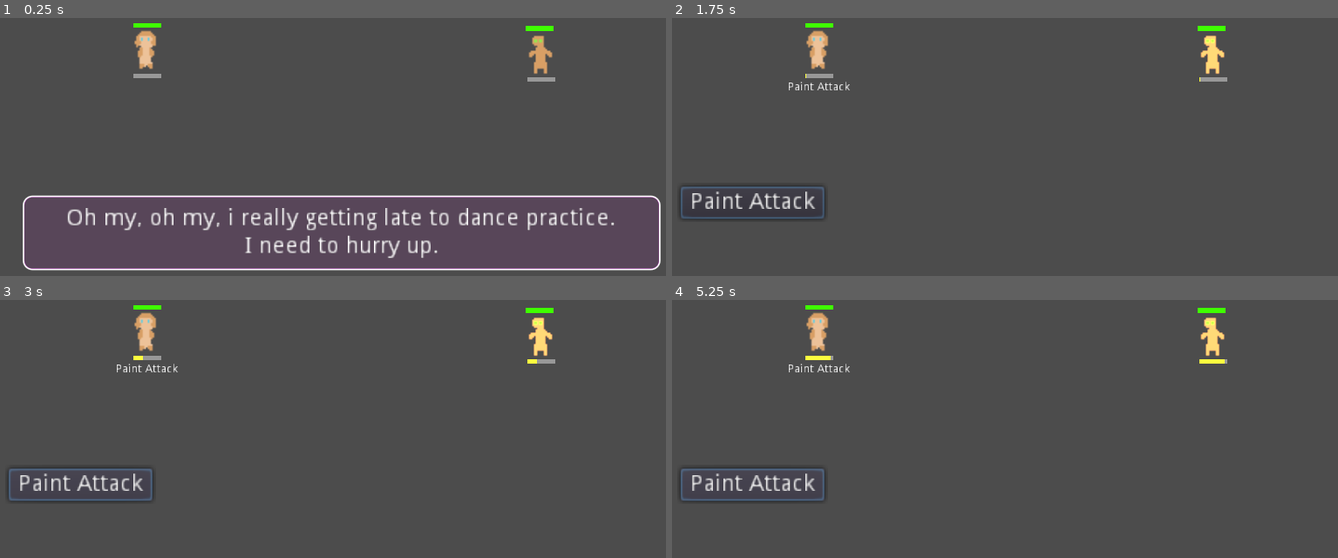
Above: before the commit, frames 1-4 (two rows, left to right).
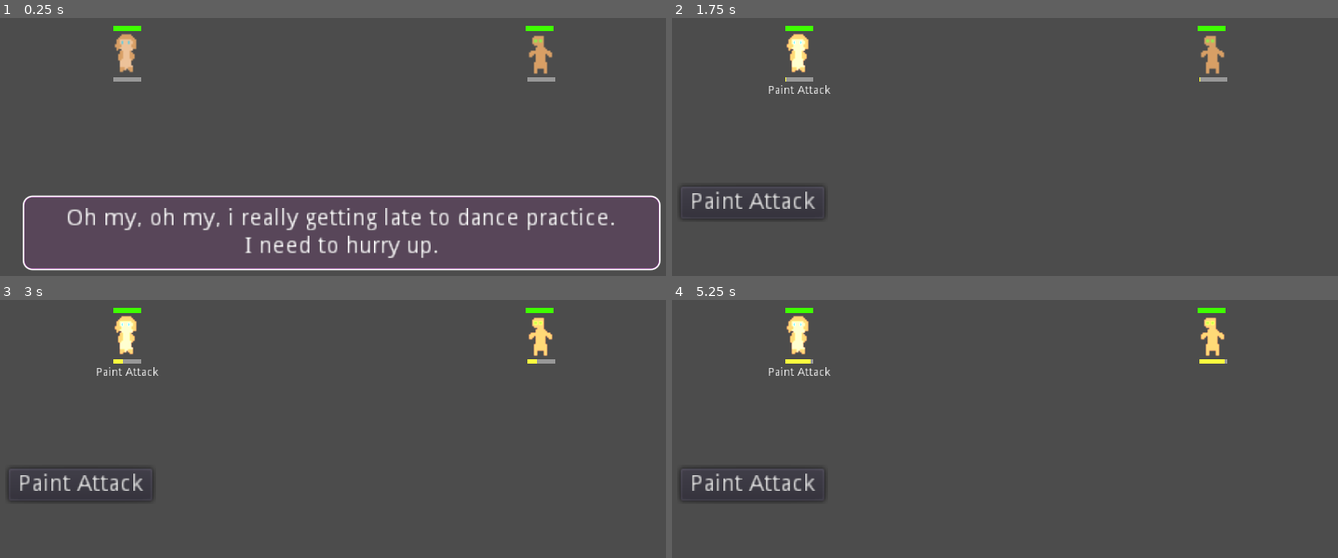
Above: after the commit, the same moments.

Repository: delphifeel/diana_in_trouble
Game: Godot game, scene res://Game.tscn
The game is run twice, just before and just after one commit, with the same random seed, the same clock (stepped at 60 frames per second) and the same inputs.
Inputs:
- Up to frame 1 (0.25 s): no input
- Up to frame 2 (1.75 s): tap Enter (ui_accept) at 0.5, 0.77, 0.8, 1.07, 1.25, 1.35, 1.52 s; hold Up (ui_up) 0.53-1.28 s; tap Space (ui_select) at 0.6, 1.55 s; hold Down (ui_down) from 1.28 s (still down)
- Up to frame 3 (3 s): tap Enter (ui_accept) at 1.82, 2.75 s; release Down (ui_down) at 2 s; click "Paint Attack" at 2 s; hold Up (ui_up) from 2.78 s (still down); tap Space (ui_select) at 2.85 s
- Up to frame 4 (5.25 s): tap Enter (ui_accept) at 3.05, 3.5, 3.77, 4.07, 4.25, 4.35, 4.52, 4.82, 5 s; tap Space (ui_select) at 3.6, 5.1 s; release Up (ui_up) at 4.28 s; hold Down (ui_down) from 4.28 s (still down)

The runs differ from the first frame. In frame 1, 1.0% of the frame differs, in the area x 17-25%, y 2-25%; in frame 2, 1.8%, in the area x 1-83%, y 2-78%; in frame 3, 1.6%; in frame 4, 1.6%.

Commit message:
finally selection done

Diff:
--- /dev/null
+++ b/Friend.tscn
@@ -0,0 +1,62 @@
+[gd_scene load_steps=9 format=2]
+
+[ext_resource path="res://heath_theme.tres" type="Theme" id=1]
+[ext_resource path="res://action_theme.tres" type="Theme" id=2]
+[ext_resource path="res://assets/player.png" type="Texture" id=3]
+[ext_resource path="res://friend.gd" type="Script" id=4]
+
+[sub_resource type="StyleBoxFlat" id=3]
+bg_color = Color( 0.996078, 1, 0.25098, 1 )
+
+[sub_resource type="StyleBoxFlat" id=4]
+
+[sub_resource type="StyleBoxFlat" id=1]
+bg_color = Color( 0.25098, 1, 0, 1 )
+
+[sub_resource type="StyleBoxFlat" id=2]
+
+[node name="Friend" type="Sprite"]
+position = Vector2( 82, 101 )
+texture = ExtResource( 3 )
+script = ExtResource( 4 )
+friend_id = "Diana"
+
+[node name="Actionbar" type="ProgressBar" parent="."]
+anchor_left = 0.5
+anchor_top = 1.0
+anchor_right = 0.5
+anchor_bottom = 1.0
+margin_left = -24.0
+margin_top = -17.0
+margin_right = 33.0
+margin_bottom = -7.0
+rect_scale = Vector2( 0.3, 0.3 )
+theme = ExtResource( 2 )
+custom_styles/fg = SubResource( 3 )
+custom_styles/bg = SubResource( 4 )
+percent_visible = false
+
+[node name="Healthbar" type="ProgressBar" parent="."]
+anchor_left = 0.5
+anchor_top = 1.0
+anchor_right = 0.5
+anchor_bottom = 1.0
+margin_left = -24.0
+margin_top = -48.0
+margin_right = 33.0
+margin_bottom = -38.0
+rect_scale = Vector2( 0.3, 0.3 )
+theme = ExtResource( 1 )
+custom_styles/fg = SubResource( 1 )
+custom_styles/bg = SubResource( 2 )
+value = 100.0
+percent_visible = false
+
+[node name="ActiveSkillLabel" type="Label" parent="."]
+margin_left = -30.0
+margin_top = 20.0
+margin_right = 92.0
+margin_bottom = 34.0
+rect_scale = Vector2( 0.5, 0.5 )
+align = 1
+valign = 1
--- a/Game.tscn
+++ b/Game.tscn
@@ -1,69 +1,13 @@
-[gd_scene load_steps=12 format=2]
+[gd_scene load_steps=5 format=2]
 
-[ext_resource path="res://assets/player.png" type="Texture" id=1]
-[ext_resource path="res://player.gd" type="Script" id=2]
+[ext_resource path="res://Friend.tscn" type="PackedScene" id=1]
 [ext_resource path="res://story_text_theme.tres" type="Theme" id=3]
 [ext_resource path="res://story_text.gd" type="Script" id=4]
-[ext_resource path="res://action_theme.tres" type="Theme" id=5]
-[ext_resource path="res://heath_theme.tres" type="Theme" id=6]
 [ext_resource path="res://player_skills_menu.gd" type="Script" id=8]
-
-[sub_resource type="StyleBoxFlat" id=3]
-bg_color = Color( 0.996078, 1, 0.25098, 1 )
-
-[sub_resource type="StyleBoxFlat" id=4]
-
-[sub_resource type="StyleBoxFlat" id=1]
-bg_color = Color( 0.25098, 1, 0, 1 )
-
-[sub_resource type="StyleBoxFlat" id=2]
 
 [node name="Game" type="Node"]
 
-[node name="Player" type="Sprite" parent="."]
-position = Vector2( 94, 99 )
-texture = ExtResource( 1 )
-script = ExtResource( 2 )
-
-[node name="Actionbar" type="ProgressBar" parent="Player"]
-anchor_left = 0.5
-anchor_top = 1.0
-anchor_right = 0.5
-anchor_bottom = 1.0
-margin_left = -24.0
-margin_top = -17.0
-margin_right = 33.0
-margin_bottom = -7.0
-rect_scale = Vector2( 0.3, 0.3 )
-theme = ExtResource( 5 )
-custom_styles/fg = SubResource( 3 )
-custom_styles/bg = SubResource( 4 )
-percent_visible = false
-
-[node name="Healthbar" type="ProgressBar" parent="Player"]
-anchor_left = 0.5
-anchor_top = 1.0
-anchor_right = 0.5
-anchor_bottom = 1.0
-margin_left = -24.0
-margin_top = -48.0
-margin_right = 33.0
-margin_bottom = -38.0
-rect_scale = Vector2( 0.3, 0.3 )
-theme = ExtResource( 6 )
-custom_styles/fg = SubResource( 1 )
-custom_styles/bg = SubResource( 2 )
-value = 100.0
-percent_visible = false
-
-[node name="ActiveSkillLabel" type="Label" parent="Player"]
-margin_left = -30.0
-margin_top = 20.0
-margin_right = 92.0
-margin_bottom = 34.0
-rect_scale = Vector2( 0.5, 0.5 )
-align = 1
-valign = 1
+[node name="Diana" parent="." instance=ExtResource( 1 )]
 
 [node name="PlayerSkillsMenu" type="GridContainer" parent="."]
 margin_left = 10.0
--- /dev/null
+++ b/autoload/all_friends.gd
@@ -0,0 +1,31 @@
+extends Node
+
+const _friends = {
+	"Diana": {
+		sprite = preload("res://assets/player.png"),
+		stats = {
+			might = 6,
+			insight = 10,
+			willpower = 8,
+			dexterity = 8,
+			max_health = 50,
+			skill_names = ["Paint Attack"],
+			defense = 10,
+		},
+	},
+	"Liza": {
+		sprite = preload("res://assets/player.png"),
+		stats = {
+			might = 8,
+			insight = 8,
+			willpower = 6,
+			dexterity = 10,
+			max_health = 60,
+			skill_names = ["Pistol Hit"],
+			defense = 12,
+		},
+	},
+}
+
+func get(id: String):
+	return _friends[id]
--- a/autoload/all_skills.gd
+++ b/autoload/all_skills.gd
@@ -20,10 +20,17 @@
 		all = true,
 	},
 
+	# Liza skills
+	"Pistol Hit": {
+		accuracy = [Insight, Dexterity, 1],
+		dmg = [HighRoll, 5],
+		cooldown = 4.0,
+	},
+
 	# Enemy skills
 	"Drunk Attack": {
 		accuracy = [Might, Might, -4],
-		dmg = [HighRoll, -7],
+		dmg = [HighRoll, -9],
 		cooldown = 4.0,
 	},
 }
--- a/autoload/game_state.gd
+++ b/autoload/game_state.gd
@@ -1,20 +1,29 @@
 extends Node
 
 var EnemyScene = load("res://Enemy.tscn")
+var FriendScene = load("res://Friend.tscn")
 onready var StoryText = get_node("/root/Game/StoryText")
 onready var PlayerSkillsMenu = get_node("/root/Game/PlayerSkillsMenu")
 
 signal level_changed
 
-const _SPAWN_POINTS := [
+const _ENEMIES_SPAWNS := [
 	Vector2(335.0, 101.0),
 	Vector2(382.0, 38.0),
 	Vector2(382.0, 151.0),
 ]
+const _FRIENDS_SPAWNS := [
+	Vector2(35.0, 38.0),
+	Vector2(35.0, 151.0),
+]
 
 var _active_level_number := 1
 var _all_enemies = []
+var _all_friends = []
 var _is_story_phase := true
+
+func friends():
+	return _all_friends
 
 func enemies():
 	return _all_enemies
@@ -24,7 +33,7 @@
 	get_tree().paused = false
 	StoryText.visible = false
 	PlayerSkillsMenu.visible = true
-	InputState.change_selection_state(InputState.SelectionState.Skill)
+	InputState.switch_to_default_selection_state()
 
 func level_number():
 	return _active_level_number
@@ -34,6 +43,7 @@
 
 func _next_level():
 	_active_level_number += 1
+	_spawn_new_friends_if_needed()
 	_spawn_enemies()
 	_switch_to_story_phase()
 	emit_signal("level_changed")
@@ -44,6 +54,23 @@
 	PlayerSkillsMenu.visible = false
 	StoryText.init()
 	StoryText.visible = true
+
+func _spawn_new_friends_if_needed():
+	var curr_level = level()
+	if not "new_friends" in curr_level:
+		return
+
+	var new_friends = curr_level.new_friends
+	for friend_id in new_friends:
+		_spawn_friend(friend_id)
+
+func _spawn_friend(friend_id):
+	var friend = FriendScene.instance()
+	var index = _all_friends.size()
+	friend.friend_id = friend_id
+	add_child(friend)
+	friend.position = _FRIENDS_SPAWNS[index]
+	_all_friends.push_back(friend)
 
 func _spawn_enemies():
 	var level = level()
@@ -58,9 +85,8 @@
 	var enemy = EnemyScene.instance()
 	var index = _all_enemies.size()
 	enemy.enemy_id = enemy_id
-	enemy.enemy_index = index
 	add_child(enemy)
-	enemy.position = _SPAWN_POINTS[index]
+	enemy.position = _ENEMIES_SPAWNS[index]
 	_all_enemies.push_back(enemy)
 
 func _destroy_enemies():
@@ -80,5 +106,7 @@
 		_next_level()
 
 func _ready():
+	_all_friends.append(get_node("/root/Game/Diana"))
+
 	_spawn_enemies()
 	_switch_to_story_phase()
--- a/autoload/input_state.gd
+++ b/autoload/input_state.gd
@@ -1,48 +1,56 @@
 extends Node
 
 onready var ActionLabel := get_node("/root/Game/ActionLabel")
-onready var Player := get_node("/root/Game/Player")
 onready var PlayerSkillsMenu := get_node("/root/Game/PlayerSkillsMenu")
-
-signal target_enemy_changed(enemies_indexes)
 
 enum SelectionState {
 	None,
 	Skill,
 	Target,
+	Friend,
 }
 
 var _selection_state = SelectionState.None
-var _targets_indexes = []
-var _skill_button = null
+var _targets_enemies_indexes = []
+var _selected_friend_index = 0
 var _skill_to_use := ""
 
-func get_targets_indexes():
-	return _targets_indexes
+func on_skill_select(skill_name):
+	_skill_to_use = skill_name
+	_get_friend(_selected_friend_index).set_skill_to_use(skill_name)
+	_change_selection_state(SelectionState.Target)
 
-func set_skill_to_use(skill_to_use, skill_button):
-	_skill_button = skill_button
-	_skill_to_use = skill_to_use
+func switch_to_default_selection_state():
+	_change_selection_state(SelectionState.Friend)
 
-func skill_to_use():
-	return _skill_to_use
+func _get_friend(index):
+	return GameState.friends()[index]
 
-func change_selection_state(value):
+func _get_enemy(index):
+	return GameState.enemies()[index]
+
+func _change_selection_state(value):
 	_selection_state = value
 	match _selection_state:
+		SelectionState.Friend:
+			_select_friend(0)
 		SelectionState.Skill:
-			_set_default_target()
-			#ActionLabel.text = "Select Skill To Use"
-			_skill_to_use = ""
-			_skill_button = PlayerSkillsMenu.get_child(0)
-			_skill_button.call_deferred("grab_focus")
+			var skill_button = PlayerSkillsMenu.get_child(0)
+			skill_button.call_deferred("grab_focus")
 		SelectionState.Target:
 			if _is_skill_targets_all(_skill_to_use):
 				_set_all_targets()
 			else:
 				_set_default_target()
-			_skill_button.call_deferred("release_focus")
-			#ActionLabel.text = "Select target"
+
+func _select_friend(index):
+	var prev_friend = _get_friend(_selected_friend_index)
+	prev_friend.set_highlighted(false)
+
+	_selected_friend_index = index
+	var friend = _get_friend(_selected_friend_index)
+	friend.set_highlighted(true)
+	PlayerSkillsMenu.prepare(friend.character().stats().skill_names)
 
 func _set_all_targets():
 	var indexes = []
@@ -55,66 +63,88 @@
 	_change_targets(indexes)
 
 func _set_default_target():
-	var target_found := false
 	var i := 0
 	for enemy in GameState.enemies():
 		if not enemy.character().is_dead():
-			target_found = true
+			_change_targets([i])
 			break
 		i += 1
-	if target_found:
-		_change_targets([i])
-
 
 func _is_skill_targets_all(skill_name):
 	var skill = AllSkills.get(_skill_to_use)
 	return "all" in skill and skill.all
 
 func _change_targets(indexes):
-	_targets_indexes = indexes
-	emit_signal("target_enemy_changed", _targets_indexes)
+	for i in _targets_enemies_indexes:
+		_get_enemy(i).set_highlighted(false)
 
-func _select_prev_target_enemy():
-	if _targets_indexes.size() != 1:
-		return
+	_targets_enemies_indexes = indexes
+	for i in _targets_enemies_indexes:
+		_get_enemy(i).set_highlighted(true)
+	_get_friend(_selected_friend_index).set_targets(_targets_enemies_indexes)
 
-	var new_index = _targets_indexes[0]
-	var enemies = GameState.enemies()
-	var enemies_i = 0
-
-	while enemies_i < enemies.size():
+func _find_previous_target(index, all_targets):
+	var new_index = index
+	var targets_iter = 0
+	while targets_iter < all_targets.size():
 		if new_index == 0:
-			new_index = enemies.size() - 1
+			new_index = all_targets.size() - 1
 		else:
 			new_index -= 1
-		if not enemies[new_index].character().is_dead():
-			break
-		enemies_i += 1
+		if not all_targets[new_index].character().is_dead():
+			return new_index
+		targets_iter += 1
 
-	_change_targets([new_index])
-
-func _select_next_target_enemy():
-	if _targets_indexes.size() != 1:
-		return
-
-	var new_index = _targets_indexes[0]
-	var enemies = GameState.enemies()
-	var enemies_i = 0
-
-	while enemies_i < enemies.size():
-		if new_index == enemies.size() - 1:
+func _find_next_target(index, all_targets):
+	var new_index = index
+	var targets_iter = 0
+	while targets_iter < all_targets.size():
+		if new_index == all_targets.size() - 1:
 			new_index = 0
 		else:
 			new_index += 1
-		if not enemies[new_index].character().is_dead():
-			break
-		enemies_i += 1
+		if not all_targets[new_index].character().is_dead():
+			return new_index
+		targets_iter += 1
 
-	_change_targets([new_index])
+func _select_prev_target():
+	match _selection_state:
+		SelectionState.Friend:
+			var new_index = _find_previous_target(_selected_friend_index, GameState.friends())
+			_select_friend(new_index)
+		SelectionState.Target:
+			if _targets_enemies_indexes.size() > 1:
+				return
+			var new_index = _find_previous_target(_targets_enemies_indexes[0], GameState.enemies())
+			_change_targets([new_index])
+
+func _select_next_target():
+	match _selection_state:
+		SelectionState.Friend:
+			var new_index = _find_next_target(_selected_friend_index, GameState.friends())
+			_select_friend(new_index)
+		SelectionState.Target:
+			if _targets_enemies_indexes.size() > 1:
+				return
+			var new_index = _find_next_target(_targets_enemies_indexes[0], GameState.enemies())
+			_change_targets([new_index])
+
+
+func _next_selection_state():
+	match _selection_state:
+		SelectionState.Friend:
+			_change_selection_state(SelectionState.Skill)
+		#SelectionState.Skill:
+		#	_change_selection_state(SelectionState.Target)
+		SelectionState.Target:
+			_change_selection_state(SelectionState.Friend)
 
 func _process(delta):
-	if _selection_state == SelectionState.Target:
-		if Input.is_action_just_pressed("ui_down"):
-			_select_prev_target_enemy()
-		elif Input.is_action_just_pressed("ui_up"):
-			_select_next_target_enemy()
+	if Input.is_action_just_pressed("ui_down"):
+		_select_prev_target()
+	elif Input.is_action_just_pressed("ui_up"):
+		_select_next_target()
+	elif Input.is_action_just_pressed("ui_select"):
+		switch_to_default_selection_state()
+	elif Input.is_action_just_pressed("ui_accept"):
+		_next_selection_state()
--- a/autoload/levels.gd
+++ b/autoload/levels.gd
@@ -11,9 +11,9 @@
 		],
 	},
 	level2 = {
-		new_skills = [
-			"Love Attack",
-		],
+		new_skills = {
+			"Diana": ["Love Attack"],
+		},
 		enemies = [
 			"Drunk Man",
 			"Drunk Man",
@@ -23,6 +23,19 @@
 			"That was hard !!!"
 		]
 	},
+	level3 = {
+		new_friends = [
+			"Liza",
+		],
+		enemies = [
+			"Drunk Man",
+			"Drunk Man",
+			"Drunk Man",
+		],
+		story_text = [
+			"Oh hi Liza. Wanna help me with those bastards ?",
+		],
+	},
 }
 
 func get(id: String):
--- a/character.gd
+++ b/character.gd
@@ -34,7 +34,7 @@
 func can_attack():
 	return _cooldown_left <= 0.0
 
-func attack(targets, skill_name):
+func attack(targets_characters, skill_name):
 	assert(can_attack())
 	var skill = AllSkills.get(skill_name)
 	_go_to_cooldown(skill.cooldown / Settings.speed)
@@ -54,7 +54,7 @@
 	if acc_value < 0:
 		acc_value = 0
 
-	for target_character in targets:
+	for target_character in targets_characters:
 		var target_defense = target_character.stats().defense
 		print("%s attacks %s (%s vs %s)" % [id(), target_character.id(), acc_value, target_defense])
 		if acc_value < target_defense:
--- a/enemy.gd
+++ b/enemy.gd
@@ -1,44 +1,38 @@
 extends Sprite
 
+# TODO: enemy.gd and friend.gd have duplicated code
+
 export(String) var enemy_id
-export(int) var enemy_index
-
-var _enemy_type = null
-var _prev_selecting_target := false
 var _character = null
-
-onready var Player := get_node("/root/Game/Player")
 
 func character():
 	return _character
 
-func _focus():
-	self.self_modulate = Color(1.0, 1.0, 1.0, 1.7)
-
-func _unfocus():
-	self.self_modulate = Color(1.0, 1.0, 1.0)
+func set_highlighted(value: bool):
+	if value:
+		self.self_modulate = Color(1.0, 1.0, 1.0, 1.7)
+	else:
+		self.self_modulate = Color(1.0, 1.0, 1.0)
 
 func _prepare():
-	_enemy_type = AllEnemies.get(enemy_id)
-	_character = null
+	var enemy_type = AllEnemies.get(enemy_id)
 	_character = Character.new(
 		enemy_id,
 		$Actionbar,
 		$Healthbar,
-		_enemy_type.stats
+		enemy_type.stats
 	)
-	self.texture = _enemy_type.sprite
-
-func _on_enemy_change(indexes):
-	if indexes.has(enemy_index):
-		_focus()
-	else:
-		_unfocus()
+	self.texture = enemy_type.sprite
 
 # Called when the node enters the scene tree for the first time.
 func _ready():
 	_prepare()
-	InputState.connect("target_enemy_changed", self, "_on_enemy_change")
+
+func _find_first_alive_friend_character():
+	for f in GameState.friends():
+		if not f.character().is_dead():
+			return f.character()
+	return null
 
 # Called every frame. 'delta' is the elapsed time since the previous frame.
 func _process(delta):
@@ -47,4 +41,4 @@
 
 	_character.process(delta)
 	if _character.can_attack():
-		_character.attack([Player.character()], _enemy_type.stats.skill_names[0])
+		_character.attack([_find_first_alive_friend_character()], _character.default_skill_name())
--- /dev/null
+++ b/friend.gd
@@ -0,0 +1,86 @@
+extends Sprite
+
+export(String) var friend_id
+
+var _character = null
+var _skill_to_use := ""
+var _targets_indexes = []
+
+func set_skill_to_use(skill_name):
+	_skill_to_use = skill_name
+
+func set_targets(targets_indexes):
+	_targets_indexes = targets_indexes
+
+func character():
+	return _character
+
+func _on_level_changed():
+	if  (
+			"new_skills" in GameState.level() and
+			GameState.level().new_skills.has(friend_id)
+		):
+		var friend_new_skills = GameState.level().new_skills[friend_id]
+		character().stats().skill_names.append_array(friend_new_skills)
+
+
+func set_highlighted(value: bool):
+	if value:
+		self.self_modulate = Color(1.0, 1.0, 1.0, 1.7)
+	else:
+		self.self_modulate = Color(1.0, 1.0, 1.0)
+
+func _prepare():
+	var friend_type = AllFriends.get(friend_id)
+	_character = Character.new(
+		friend_id,
+		$Actionbar,
+		$Healthbar,
+		friend_type.stats
+	)
+	self.texture = friend_type.sprite
+
+
+# Called when the node enters the scene tree for the first time.
+func _ready():
+	_prepare()
+	GameState.connect("level_changed", self, "_on_level_changed")
+
+func _get_active_skill():
+	if _skill_to_use:
+		return _skill_to_use
+	return _character.default_skill_name()
+
+func _process_active_skill():
+	$ActiveSkillLabel.text = _get_active_skill()
+
+func _find_first_alive_enemy_character():
+	for enemy in GameState.enemies():
+		if not enemy.character().is_dead():
+			return enemy.character()
+	return null
+
+func _filter_alive_enemies_characters(indexes):
+	var result = []
+	for i in indexes:
+		var enemy = GameState.enemies()[i]
+		if not enemy.character().is_dead():
+			result.append(enemy.character())
+	return result
+
+func _process(delta):
+	if _character == null or _character.is_dead():
+		return
+
+	_character.process(delta)
+	_process_active_skill()
+
+	if _character.can_attack():
+		var characters_to_attack = []
+		if _targets_indexes.size() > 0:
+			characters_to_attack = _filter_alive_enemies_characters(_targets_indexes)
+
+		if characters_to_attack.size() == 0:
+			characters_to_attack.append(_find_first_alive_enemy_character())
+
+		_character.attack(characters_to_attack, _get_active_skill())
--- a/player.gd
+++ /dev/null
@@ -1,60 +0,0 @@
-extends Sprite
-
-const HEALTH_MAX_VALUE := 100.0
-
-var _character = null
-
-onready var PlayerSkillsMenu = get_node("/root/Game/PlayerSkillsMenu")
-
-func character():
-	return _character
-
-func _on_level_changed():
-	var new_skills = GameState.level().new_skills
-	if new_skills:
-		character().stats().skill_names.append_array(new_skills)
-	for skill in new_skills:
-		PlayerSkillsMenu.add_skill(skill)
-
-func _ready():
-	var stats := {
-		might = 6,
-		insight = 10,
-		willpower = 8,
-		dexterity = 8,
-		max_health = 30,
-		skill_names = ["Paint Attack"],
-		defense = 10,
-	}
-	_character = Character.new(
-		"Diana",
-		$Actionbar,
-		$Healthbar,
-		stats
-	)
-	GameState.connect("level_changed", self, "_on_level_changed")
-
-func _get_active_skill():
-	var skill = InputState.skill_to_use()
-	if not skill:
-		skill = _character.default_skill_name()
-	return skill
-
-func _process_active_skill():
-	$ActiveSkillLabel.text = _get_active_skill()
-
-# Called every frame. 'delta' is the elapsed time since the previous frame.
-func _process(delta):
-	_character.process(delta)
-	_process_active_skill()
-
-	var targets_indexes = InputState.get_targets_indexes()
-	if _character.can_attack() and targets_indexes.size() > 0:
-		var enemies = GameState.enemies()
-		var targets = []
-		for i in targets_indexes:
-			var enemy = enemies[i]
-			if not enemy.character().is_dead():
-				targets.append(enemy.character())
-
-		_character.attack(targets, _get_active_skill())
--- a/player_skills_menu.gd
+++ b/player_skills_menu.gd
@@ -1,18 +1,20 @@
 extends GridContainer
 
-onready var Player = get_node("/root/Game/Player")
+func prepare(skill_names):
+	for n in get_children():
+		remove_child(n)
+		n.queue_free()
 
-func add_skill(skill_name):
+	for skill in skill_names:
+		_add_skill(skill)
+
+func _add_skill(skill_name):
 	var skill_button := Button.new()
 	skill_button.text = skill_name
 	# warning-ignore:return_value_discarded
 	skill_button.connect("pressed", self, "_on_skill_pressed", [skill_button, skill_name])
-	add_child(skill_button)
-
-func _ready():
-	for skill_name in Player.character().stats().skill_names:
-		add_skill(skill_name)
+	self.add_child(skill_button)
 
 func _on_skill_pressed(button, skill_name):
-	InputState.set_skill_to_use(skill_name, button)
-	InputState.change_selection_state(InputState.SelectionState.Target)
+	button.call_deferred("release_focus")
+	InputState.on_skill_select(skill_name)
--- a/project.godot
+++ b/project.godot
@@ -33,6 +33,7 @@
 InputState="*res://autoload/input_state.gd"
 Random="*res://autoload/random.gd"
 Settings="*res://autoload/settings.gd"
+AllFriends="*res://autoload/all_friends.gd"
 
 [display]
 
@@ -47,6 +48,16 @@
 
 common/drop_mouse_on_gui_input_disabled=true
 
+[input]
+
+ui_accept={
+"deadzone": 0.5,
+"events": [ Object(InputEventKey,"resource_local_to_scene":false,"resource_name":"","device":0,"alt":false,"shift":false,"control":false,"meta":false,"command":false,"pressed":false,"scancode":16777221,"physical_scancode":0,"unicode":0,"echo":false,"script":null)
+, Object(InputEventKey,"resource_local_to_scene":false,"resource_name":"","device":0,"alt":false,"shift":false,"control":false,"meta":false,"command":false,"pressed":false,"scancode":16777222,"physical_scancode":0,"unicode":0,"echo":false,"script":null)
+, Object(InputEventJoypadButton,"resource_local_to_scene":false,"resource_name":"","device":0,"button_index":0,"pressure":0.0,"pressed":false,"script":null)
+ ]
+}
+
 [physics]
 
 common/enable_pause_aware_picking=true
